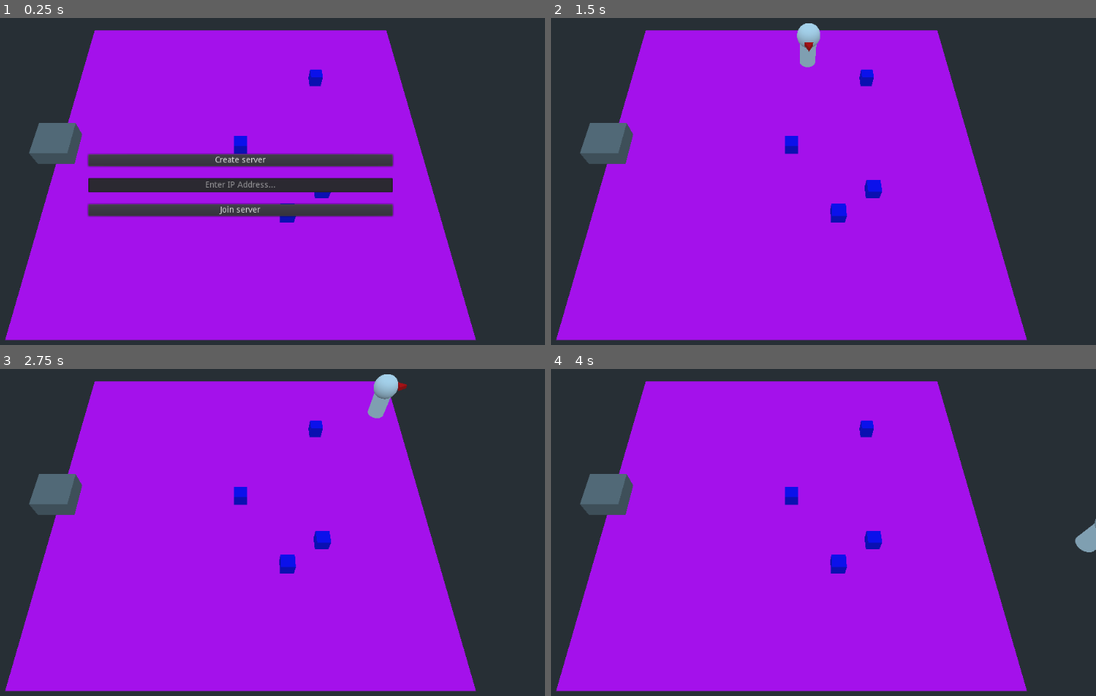
Above: before the commit, frames 1-4 (two rows, left to right).
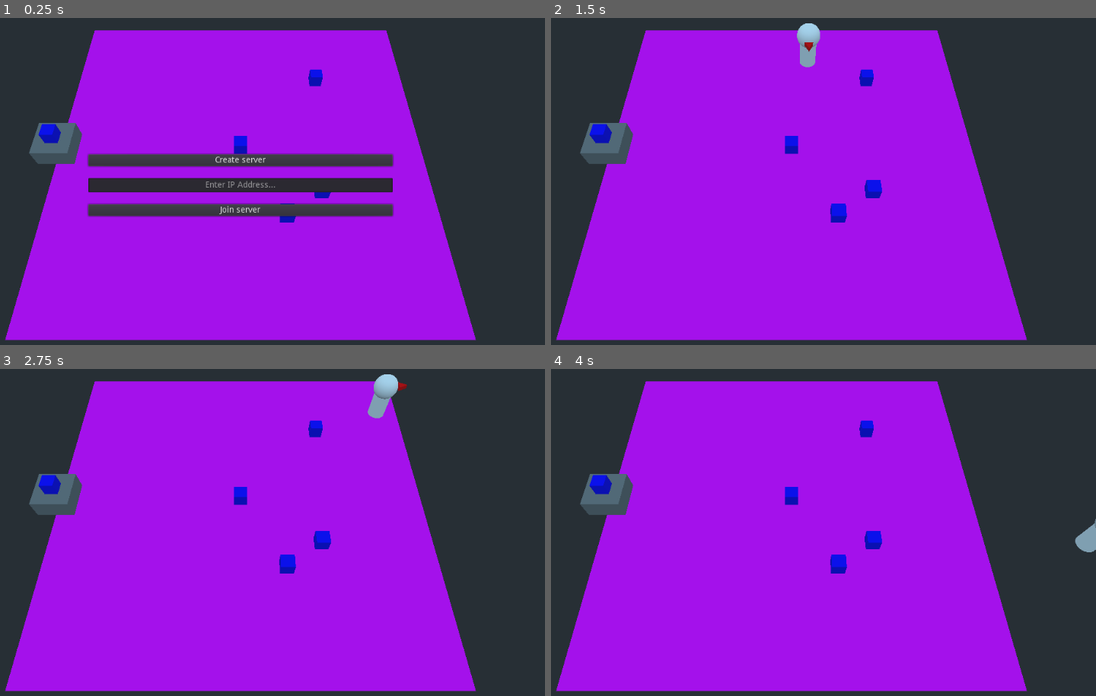
Above: after the commit, the same moments.

Repository: ogilliland/overcooked-warehouse-game
Game: Godot game, scene res://scenes/title_screen.tscn
The game is run twice, just before and just after one commit, with the same random seed, the same clock (stepped at 60 frames per second) and the same inputs.
Inputs (mouse positions are in pixels of both pictures, inside the frame that each line leads up to):
- Up to frame 1 (0.25 s): no input
- Up to frame 2 (1.5 s): click (790, 184) at 0.52 s; type "12" at 0.6 s; click "Create server" at 1.25 s
- Up to frame 3 (2.75 s): tap Enter at 2 s; hold D (move_right) from 2.03 s (still down); hold Space (interact) from 2.03 s (still down)
- Up to frame 4 (4 s): release D (move_right) at 2.78 s; release Space (interact) at 2.78 s; hold S (move_down) 2.78-3.53 s; tap Space (interact) at 2.85 s; hold D (move_right) from 3.53 s (still down); hold Space (interact) from 3.53 s (still down)

The runs differ from the first frame. In frame 1, 0.2% of the frame differs, in the area x 6-12%, y 32-39%; in frame 2, 0.2%; in frame 3, 0.2%; in frame 4, 0.2%.

Commit message:
Pick up items from workstation

Diff:
--- a/scenes/workstation.tscn
+++ b/scenes/workstation.tscn
@@ -1,6 +1,7 @@
-[gd_scene load_steps=6 format=2]
+[gd_scene load_steps=7 format=2]
 
 [ext_resource path="res://scripts/workstation.gd" type="Script" id=1]
+[ext_resource path="res://scenes/item.tscn" type="PackedScene" id=2]
 
 [sub_resource type="BoxShape" id=3]
 extents = Vector3( 0.5, 0.25, 0.5 )
@@ -21,7 +22,7 @@
 material = SubResource( 2 )
 size = Vector3( 1, 0.5, 1 )
 
-[node name="Workstation" type="StaticBody"]
+[node name="Workstation" type="StaticBody" groups=["workstations"]]
 script = ExtResource( 1 )
 
 [node name="CollisionShape" type="CollisionShape" parent="."]
@@ -38,3 +39,8 @@
 transform = Transform( 1, 0, 0, 0, 1, 0, 0, 0, 1, 0, 0.25, 0 )
 mesh = SubResource( 1 )
 material/0 = null
+
+[node name="HeldItem" type="Spatial" parent="."]
+transform = Transform( 1, 0, 0, 0, 1, 0, 0, 0, 1, 0, 0.5, 0 )
+
+[node name="Item" parent="HeldItem" instance=ExtResource( 2 )]
--- a/scripts/player.gd
+++ b/scripts/player.gd
@@ -32,6 +32,8 @@
 			if held_item.get_child_count() == 0:
 				if not nearest_object == null:
 					if nearest_object.is_in_group("items"):
+						nearest_object.pick_up(self)
+					elif nearest_object.is_in_group("workstations"):
 						nearest_object.pick_up(self)
 			else: # Already holding an item
 				held_item.get_child(0).put_down()
--- a/scripts/workstation.gd
+++ b/scripts/workstation.gd
@@ -6,8 +6,7 @@
 	$MeshInstance
 ]
 
-# TO DO - synchronise item positions when new player connects?
-# Or we can avoid this by starting all players at same state (lobby) and hoping for no desync!
+onready var held_item: Spatial = $HeldItem
 
 func glow_enable() -> void:
 	for mesh_instance in mesh_array:
@@ -16,3 +15,17 @@
 func glow_disable() -> void:
 	for mesh_instance in mesh_array:
 		mesh_instance.mesh.surface_get_material(0).emission_energy = 0.0
+
+func pick_up(player: KinematicBody) -> void:
+	print(has_item())
+	print("PICK UP!")
+	if has_item():
+		var item = held_item.get_child(0)
+		item.pick_up(player)
+
+func put_down(player: KinematicBody) -> void:
+	if not has_item():
+		pass
+
+func has_item() -> bool:
+	return (not held_item.get_child_count() == 0)
